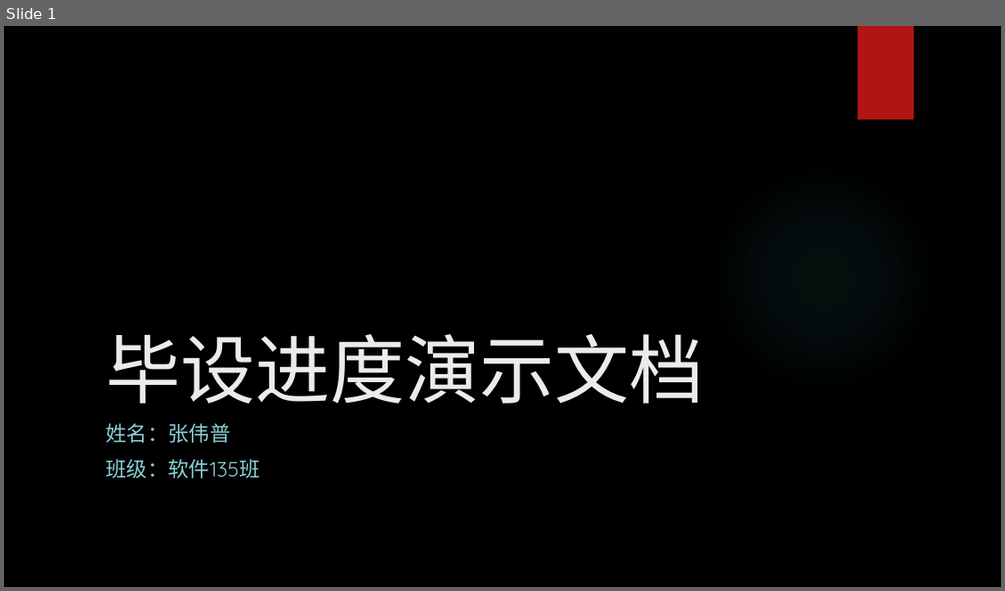
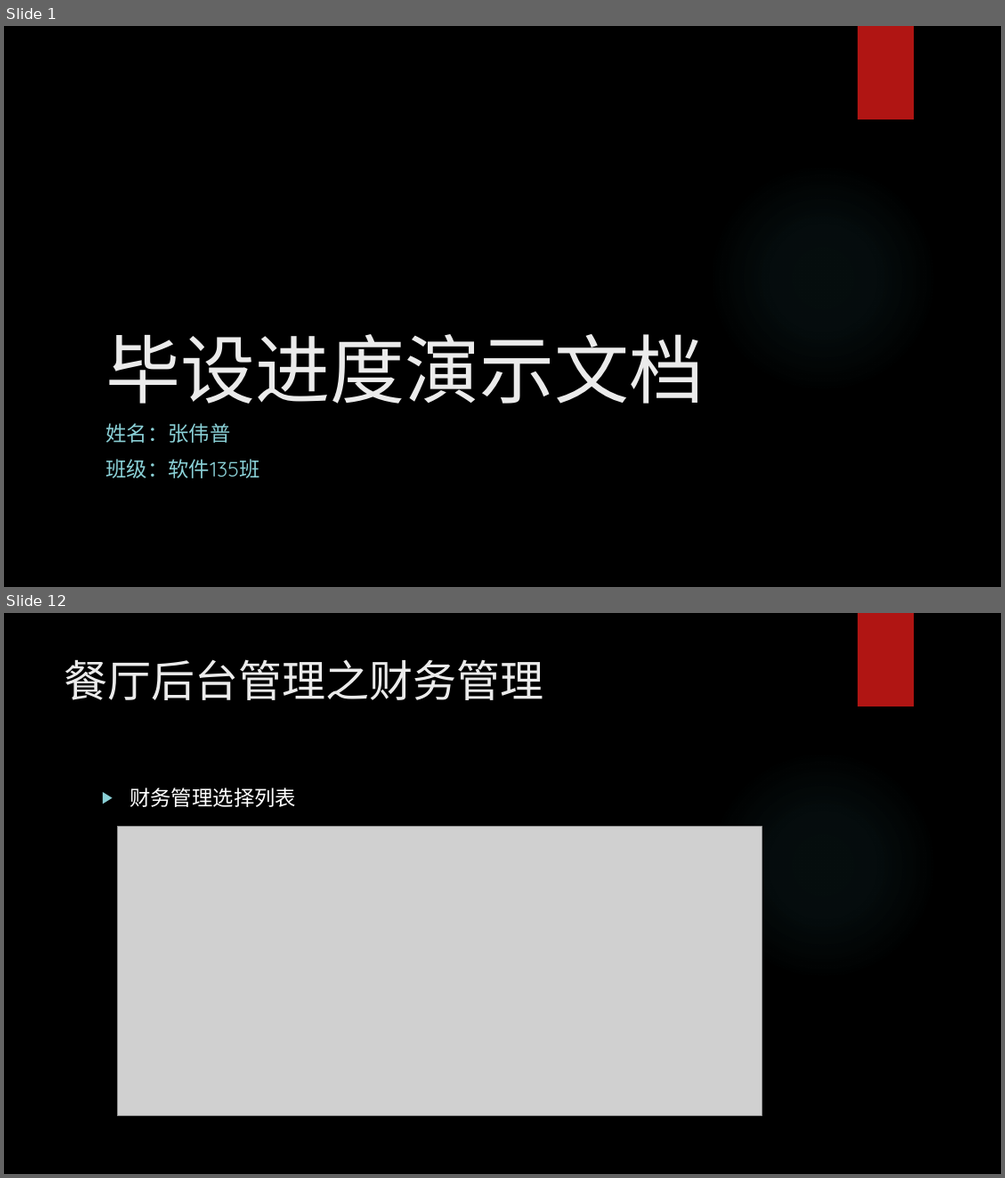
Before and after one commit to zhangweipu/mywork, a slide deck: 毕业设计/毕设演示.pptx. Shown one above the other, each under a label of ours: slide 1 before the commit, slides 1 and 12 after it; the slides between them are not shown. The pictures are 1005x591 and 1005x1178 pixels, drawn with LibreOffice and Linux fonts; fonts in the diff are those of the drawing; grey boxes stand for pictures; background and template pictures are left out. Boxes give left, top, right and bottom in pixels: in the first picture for what was removed or moved away, otherwise in the second. Text is boxed around its words. In the diff, an @@ line names an element or a change of style, - is before the commit and + after.

```diff
--- a/毕业设计/毕设演示.pptx
+++ b/毕业设计/毕设演示.pptx
@@ slide 12 added at [4,613,1001,1174], background picture (left out); not listed: 2 template elements that a slide beside it also shows @@
@@ title added at [65,659,544,700], 42 pt, text #EBEBEB @@
+餐厅后台管理之财务管理
@@ text added at [129,787,296,807], 20 pt, text #FFFFFF @@
+▶ 财务管理选择列表
@@ picture added at [118,826,761,1116] @@
```
Also in this commit, not shown: 1 slide changed, 13 other slides added, 11 other files.
